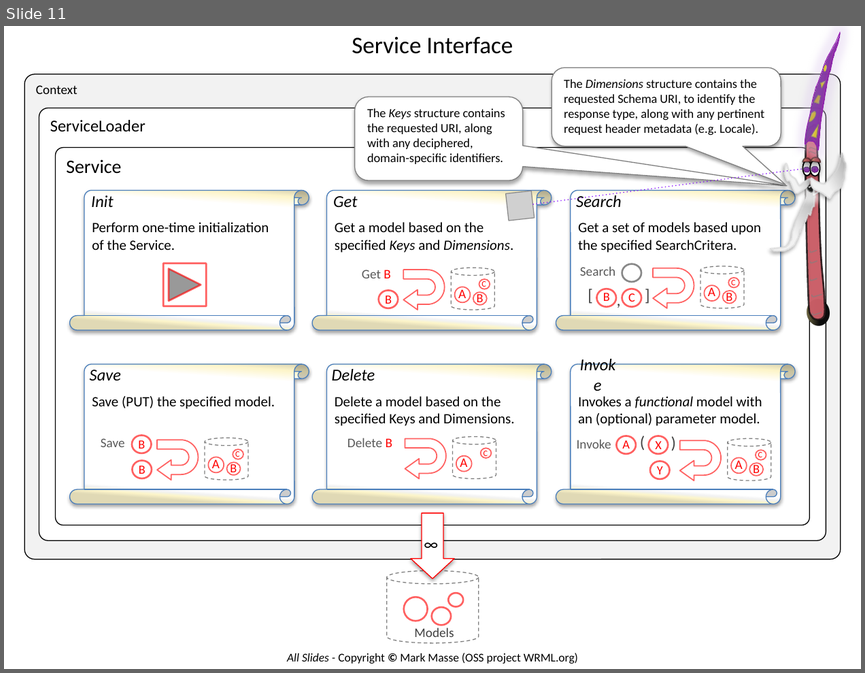
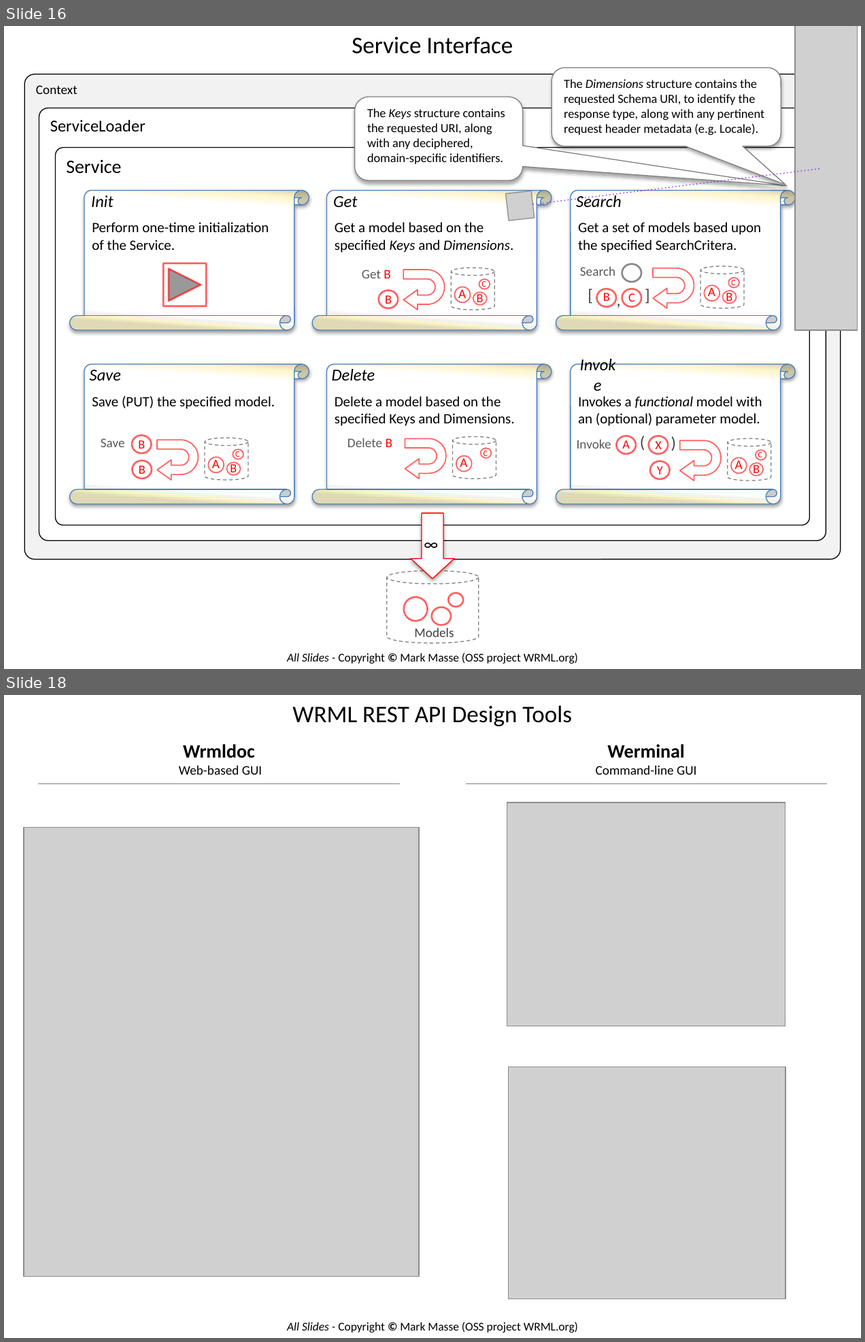
Before and after one commit to wrml/wrml, a slide deck: doc/WRML_DesignNotes.pptx. Shown one above the other, each under a label of ours: slide 11 before the commit, slides 16 and 18 after it; the slides between them are not shown. The pictures are 865x673 and 865x1342 pixels, drawn with LibreOffice and Linux fonts; fonts in the diff are those of the drawing; grey boxes stand for pictures. Boxes give left, top, right and bottom in pixels: in the first picture for what was removed or moved away, otherwise in the second. Text is boxed around its words. In the diff, an @@ line names an element or a change of style, - is before the commit and + after.

```diff
--- a/doc/WRML_DesignNotes.pptx
+++ b/doc/WRML_DesignNotes.pptx
@@ slide 18 added at <box>4,695,861,1338</box>, background #FFFFFF; not listed: 1 template element that a slide beside it also shows @@
@@ text added at <box>292,705,572,726</box>, 20 pt, text #000000 @@
+WRML REST API Design Tools
@@ text added at <box>179,744,262,775</box>, 11 pt, text #000000 @@
+Wrmldoc
+Web-based GUI
@@ text added at <box>596,744,696,775</box>, 11 pt, text #000000 @@
+Werminal
+Command-line GUI
@@ line added from (38, 784) to (400, 784), #7F7F7F 1 pt @@
@@ line added from (466, 784) to (827, 784), #7F7F7F 1 pt @@
@@ picture added at <box>507,802,785,1025</box> @@
@@ picture added at <box>24,827,419,1276</box> @@
@@ picture added at <box>508,1066,785,1298</box> @@
@@ what was slide 11 is now slide 16 @@
@@ slide 16 changed as well @@
@@ picture added at <box>795,26,857,330</box> @@
@@ line moved from (532, 204) - (804, 168) to (532, 204) - (820, 168) @@
@@ group removed at <box>768,29,845,331</box>: 17 freeform shapes, 9 ellipses, 3 chord (boxed as its full ellipse)s, 2 triangles, 1 trapezoid @@
-z
```
Also in this commit, not shown: 7 other slides changed, 6 other slides added, 8 other files.
